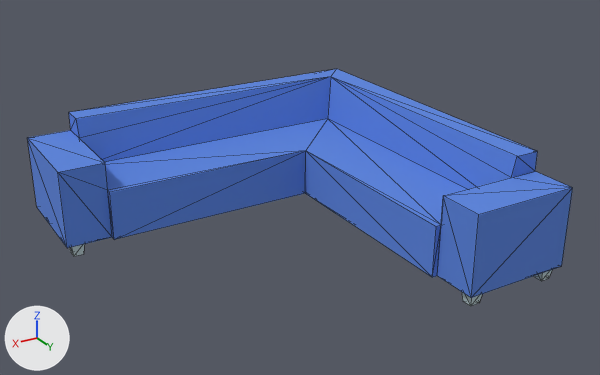
Before and after pictures for a commit that changed the glTF model public/models/items/loungeDesignSofaCorner.glb.
Rendered twice from a camera (50 mm lens) standing at (2.39, 4.11, 2.34) and looking at (0.05, 0.21, 0.39). Arrows for +X, +Y and +Z are at lower left; the lights stay in place. Mesh edges are drawn as thin lines. Where no turn or scale is listed for an object, it has been applied to the vertices. Vertices at the same position are counted once.

In view in the first picture: 'loungeDesignSofaCorner'.
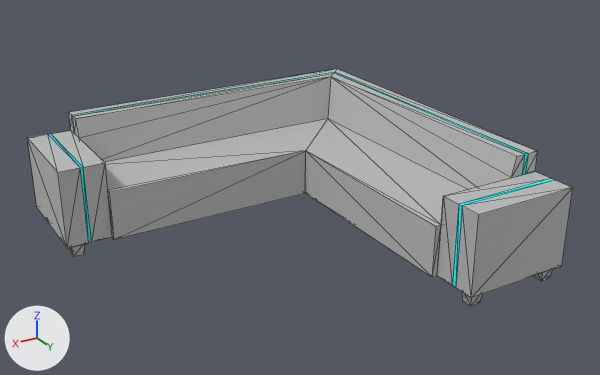
Where the newer file only moved an object's origin or applied its transform, the numbers keep the older frame.

The change, as a list of edits to the scene's bpy script:
```text
Add mat_lambert1_001:
    mat_lambert1_001 = principled_material('lambert1.001')
    mat_lambert1_001.base_color = (0.5, 0.5, 0.5)  # grey #bcbcbc
    mat_lambert1_001.roughness = 0.6
Add mat_chairs_all_4_colourspasted__blinn13:
    mat_chairs_all_4_colourspasted__blinn13 = principled_material('Chairs_All_4_Colourspasted__blinn13')
    mat_chairs_all_4_colourspasted__blinn13.base_color = (0.0, 1.0, 1.0)  # cyan #00ffff
    mat_chairs_all_4_colourspasted__blinn13.roughness = 0.921
Change me_loungedesignsofacorner_2:
    used by ob_loungedesignsofacorner; location = (0.0, 0.0, 0.0)
    remove me_loungedesignsofacorner_2.from_pydata(...)  # 86 vertices, 166 faces; spans x -0.99..1.33, y -1.0..1.32, z 0.0..0.69
    add me_loungedesignsofacorner_2.from_pydata(...)  # 108 vertices, 196 faces; spans x -0.99..1.33, y -1.0..1.32, z 0.0..0.69
    me_loungedesignsofacorner_2 part 1
    18 faces are deleted
    22 vertices are added at x -0.99..1.2, y -1.0..1.2, z 0.09..0.69
    32 new faces join them, mat_lambert1_001 (grey #bcbcbc)
    16 new faces join them, mat_chairs_all_4_colourspasted__blinn13 (cyan #00ffff)
    me_loungedesignsofacorner_2 part 2: 88 faces spanning x -0.99..1.33, y -1.0..1.32, z 0.09..0.69 switch from mat_carpetblue_004 (blue #5984de) to mat_lambert1_001 (grey #bcbcbc)
    me_loungedesignsofacorner_2 part 3: 60 faces spanning x -0.96..1.3, y -0.97..1.29, z 0.0..0.09 switch from mat_metal_043 (light grey #bfd3d7) to mat_lambert1_001 (grey #bcbcbc)
    add me_loungedesignsofacorner_2.materials.append(mat_chairs_all_4_colourspasted__blinn13)  # cyan #00ffff
```

Pixel boxes (x1, y1, x2, y2) of what changed, in the pictures (600 x 375 px):
part 1 of me_loungedesignsofacorner_2, built on: (28, 69, 572, 298) in both
part 2 of me_loungedesignsofacorner_2, recoloured (blue to grey): (27, 77, 573, 298) in both
part 3 of me_loungedesignsofacorner_2, recoloured: (69, 244, 552, 306) in both
